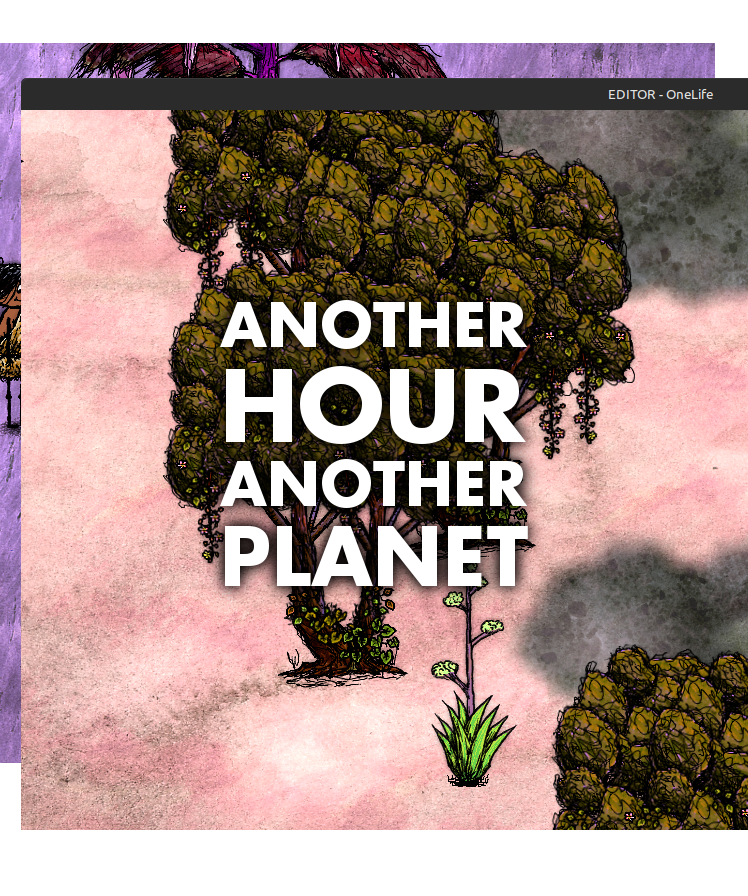
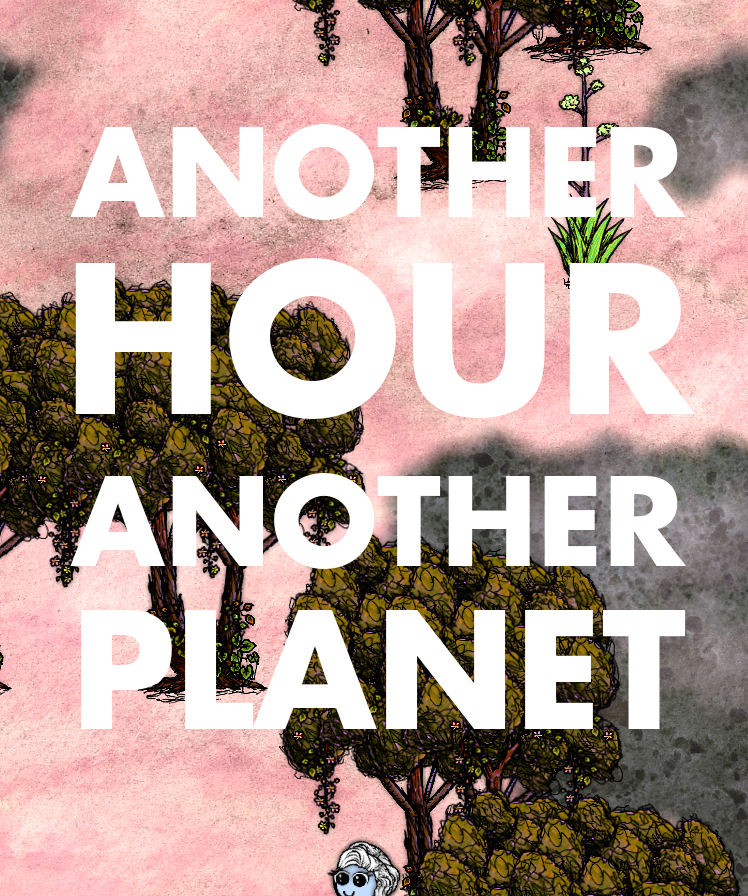
Two versions of the same layered image (748px x 896px). Layer-by-layer changes:
added layer "ANOTHER ... #4" above "Pasted Layer #2" over [70, 124, 696, 729]
added layer "Pasted Layer #2" above "Background copy" over [0, 0, 748, 896]
added layer "Background copy" above "ANOTHER ..." over [0, 0, 748, 896]
hid "ANOTHER ..." over [220, 300, 528, 586]
hid "ANOTHER ... #2" over [201, 279, 548, 608]
hid "ANOTHER ... #1" over [201, 279, 548, 608]
hid "Pasted Layer #1" over [21, 78, 748, 830]
hid "Pasted Layer" over [0, 43, 715, 763]
hid "Background" over [187, 224, 561, 672]
